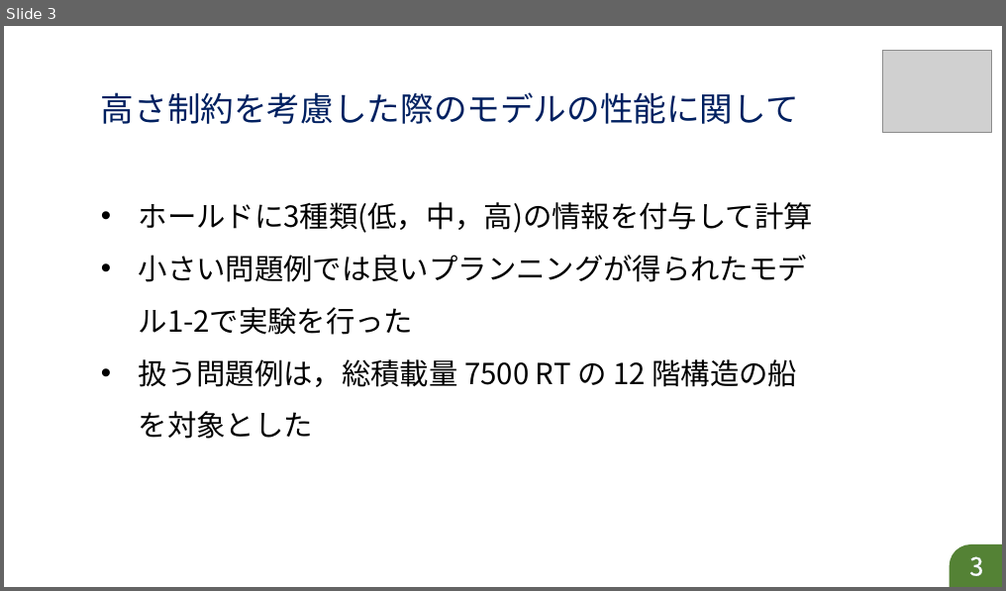
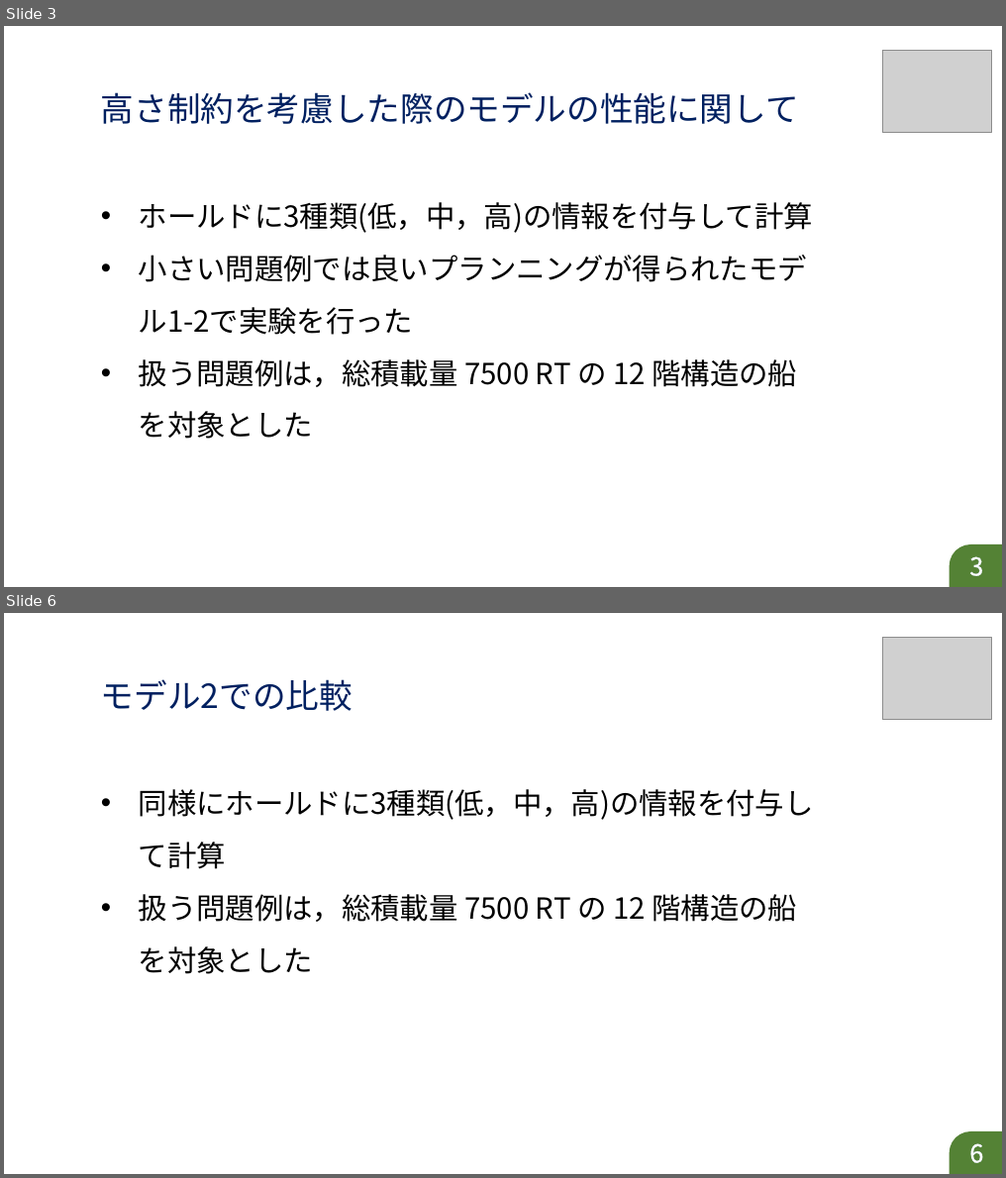
Before and after one commit to r-kurosu/kline_new, a slide deck: 高さ制約に関する比較.pptx. Shown one above the other, each under a label of ours: slide 3 before the commit, slides 3 and 6 after it; the slides between them are not shown. The pictures are 1006x591 and 1006x1178 pixels, drawn with LibreOffice and Linux fonts; fonts in the diff are those of the drawing; grey boxes stand for pictures. Boxes give left, top, right and bottom in pixels: in the first picture for what was removed or moved away, otherwise in the second. Text is boxed around its words. In the diff, an @@ line names an element or a change of style, - is before the commit and + after.

Commit message:
パワポにモデル2の計算時間の結果を載せた

```diff
--- a/高さ制約に関する比較.pptx
+++ b/高さ制約に関する比較.pptx
@@ slide 6 added at (4, 613, 1002, 1174), background #FFFFFF @@
@@ picture added at (883, 638, 991, 720) @@
@@ text added at (101, 679, 352, 711), 32 pt, text #002060 @@
+モデル2での比較
@@ text added at (139, 789, 814, 974), 28 pt, text #000000 @@
+• 同様にホールドに3種類(低，中，高)の情報を付与して計算
+• 扱う問題例は，総積載量 7500 RT の 12 階構造の船を対象とした
@@ snip round rect added at (949, 1132, 1002, 1174), fill #548235 @@
@@ page number added at (969, 1144, 983, 1163), 24 pt, text #FFFFFF @@
+6
```
Also in this commit, not shown: 3 slides changed, 2 other slides added.
